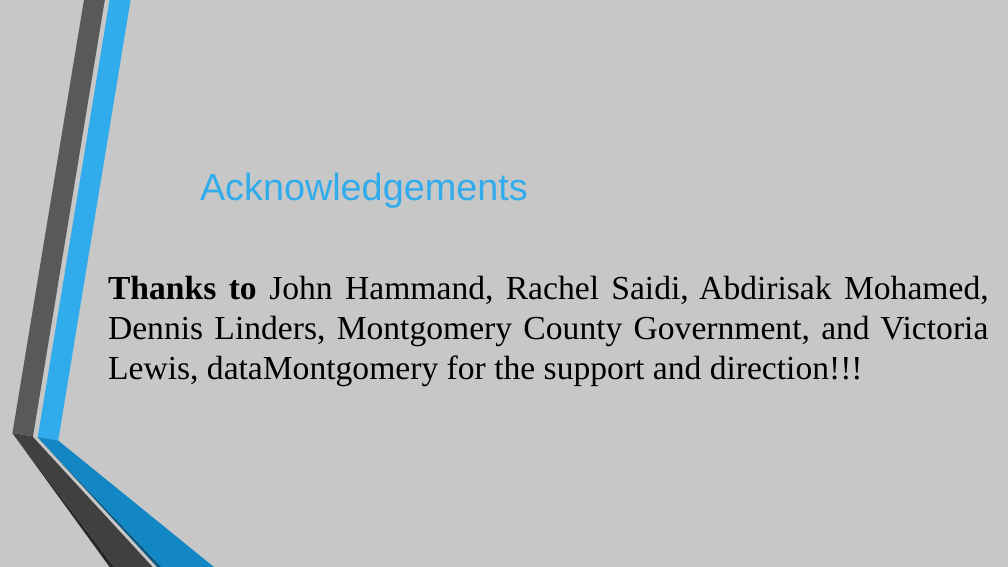
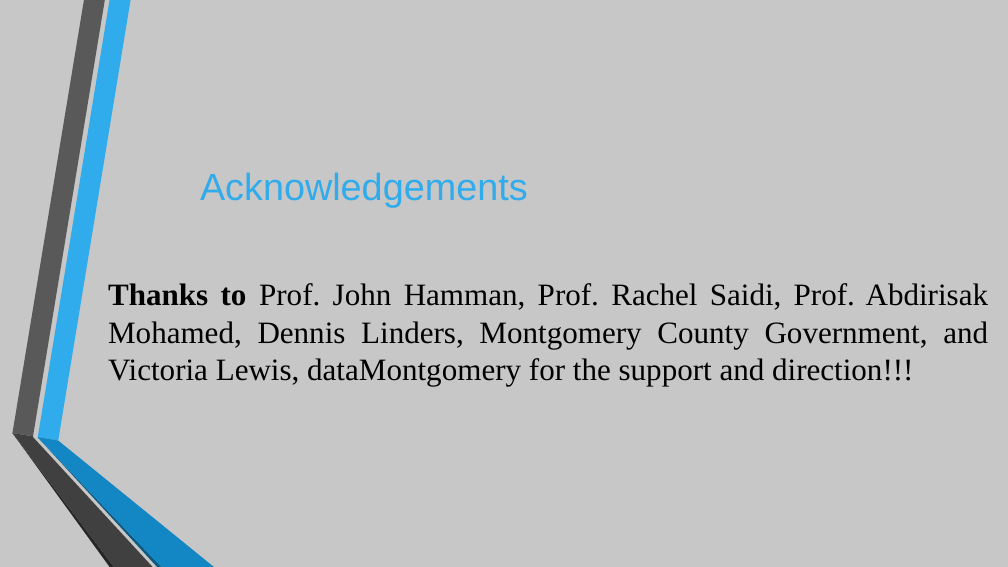
Before and after one commit to yanvi4/Data-205, a slide deck: slide 25 of DATA 205 Project.pptx. Drawn at 1008x567 pixels with LibreOffice and Linux fonts; fonts in the diff are those of the drawing. Boxes give left, top, right and bottom in pixels: in the first picture for what was removed or moved away, otherwise in the second. Text is boxed around its words. In the diff, an @@ line names an element or a change of style, - is before the commit and + after.

```diff
--- a/DATA 205 Project.pptx
+++ b/DATA 205 Project.pptx
@@ text at [108,283,988,386]: text changed; size 32 to 29.6 pt @@
-Thanks to John Hammand, Rachel Saidi, Abdirisak Mohamed, Dennis Linders, Montgomery County Government, and Victoria Lewis, dataMontgomery for the support and direction!!!
+Thanks to Prof. John Hamman, Prof. Rachel Saidi, Prof. Abdirisak Mohamed, Dennis Linders, Montgomery County Government, and Victoria Lewis, dataMontgomery for the support and direction!!!
```
